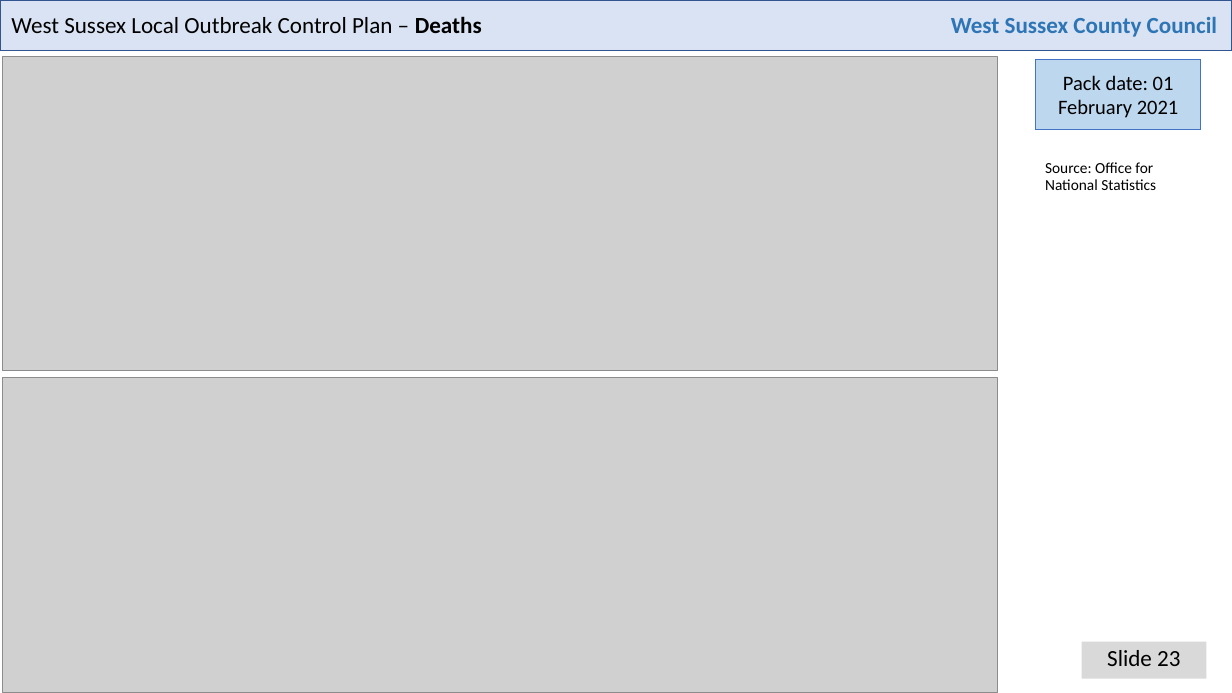
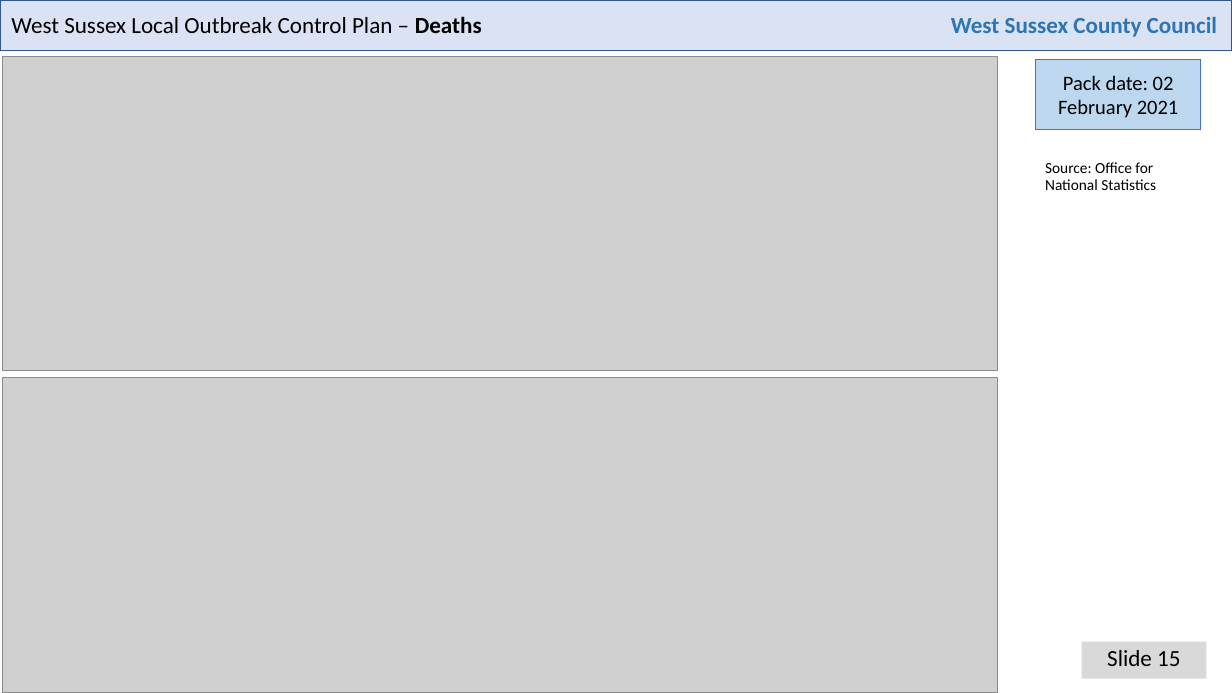
Before and after one commit to psychty/wsx_covid_datapack_public, a slide deck: slide 15 of Latest_West_Sussex_C19_slide_deck.pptx (slide 23 before the commit). Drawn at 1232x693 pixels with LibreOffice and Linux fonts; fonts in the diff are those of the drawing; grey boxes stand for pictures. Boxes give left, top, right and bottom in pixels: in the first picture for what was removed or moved away, otherwise in the second. Text is boxed around its words. In the diff, an @@ line names an element or a change of style, - is before the commit and + after.

```diff
--- a/Latest_West_Sussex_C19_slide_deck.pptx
+++ b/Latest_West_Sussex_C19_slide_deck.pptx
@@ text in rectangle at bbox=[1058, 75, 1178, 118]: text changed @@
-Pack date: 01 February 2021
+Pack date: 02 February 2021
@@ text at bbox=[1107, 650, 1180, 666]: text changed @@
-Slide 23
+Slide 15
```
Also in this commit, not shown: 16 other slides changed, 6 slides removed, 28 other files.
